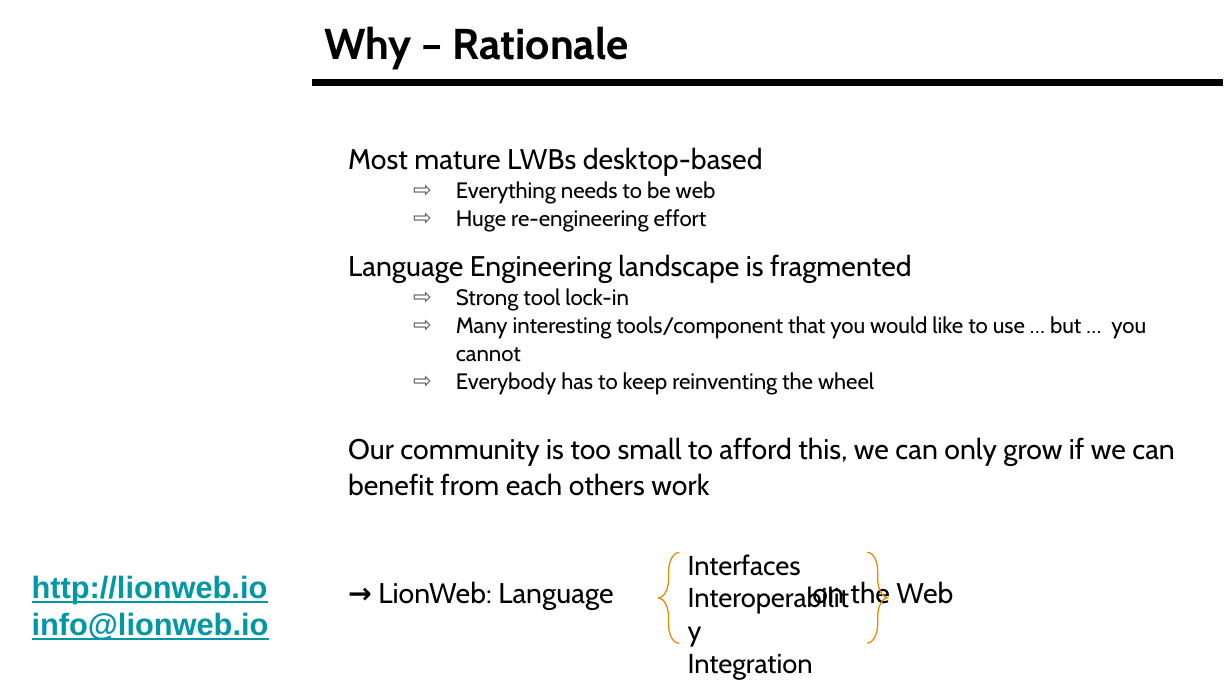
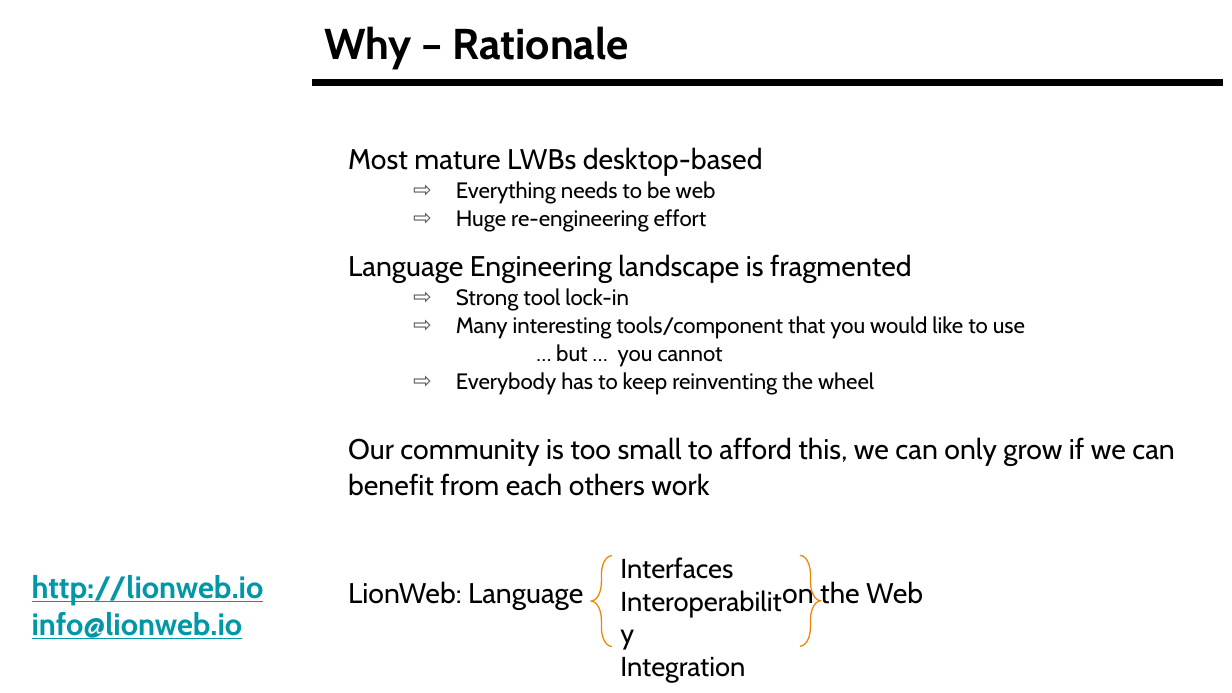
Before and after one commit to LionWeb-io/specification, a slide deck: slide 4 of resources/LangDev Talk.pptx. Drawn at 1232x693 pixels with LibreOffice and Linux fonts; fonts in the diff are those of the drawing; background and template pictures are left out. Boxes give left, top, right and bottom in pixels: in the first picture for what was removed or moved away, otherwise in the second. Text is boxed around its words. In the diff, an @@ line names an element or a change of style, - is before the commit and + after.

```diff
--- a/resources/LangDev Talk.pptx
+++ b/resources/LangDev Talk.pptx
@@ text at (456,316,1025,367): text changed @@
-  ⇨ Many interesting tools/component that you would like to use … but … you cannot
+  ⇨ Many interesting tools/component that you would like to use
+  … but … you cannot
@@ text "http://lionweb.io" at (32,575,264,639): font Arial to Cabin @@
@@ 2 left braces, 1 text: place and size @@
-2 left braces, 1 text at (658,552,888,679)
+2 left braces, 1 text at (591,556,821,682)
@@ text at (348,579,923,610): text changed @@
-→ LionWeb: Language on the Web
+LionWeb: Language on the Web
```
Also in this commit, not shown: 11 other slides changed.
